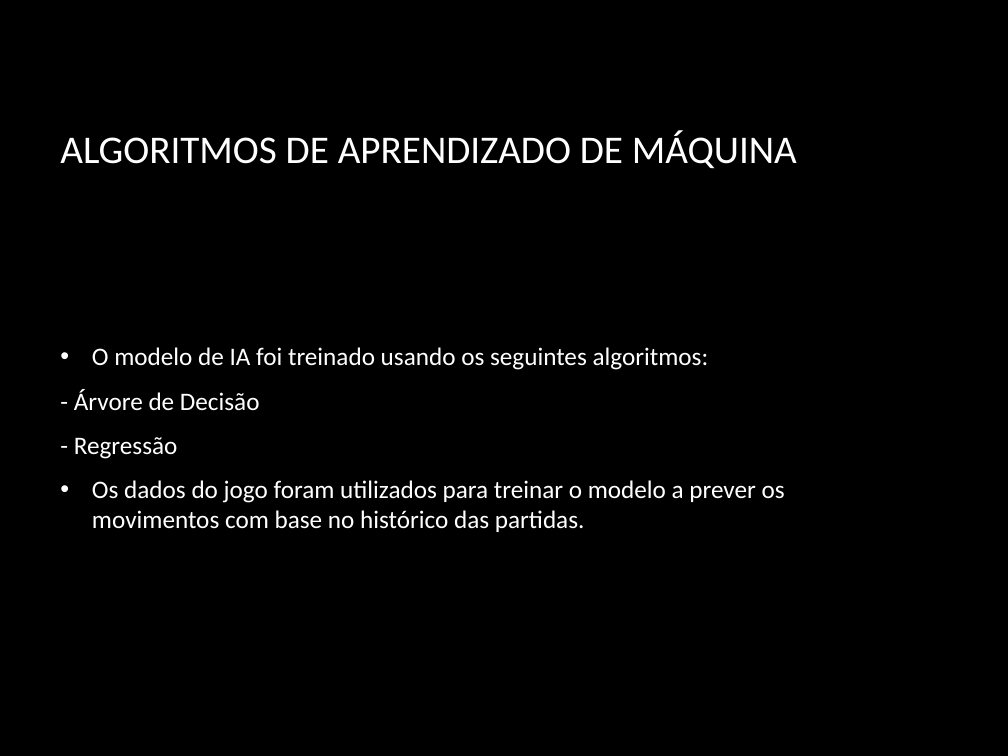
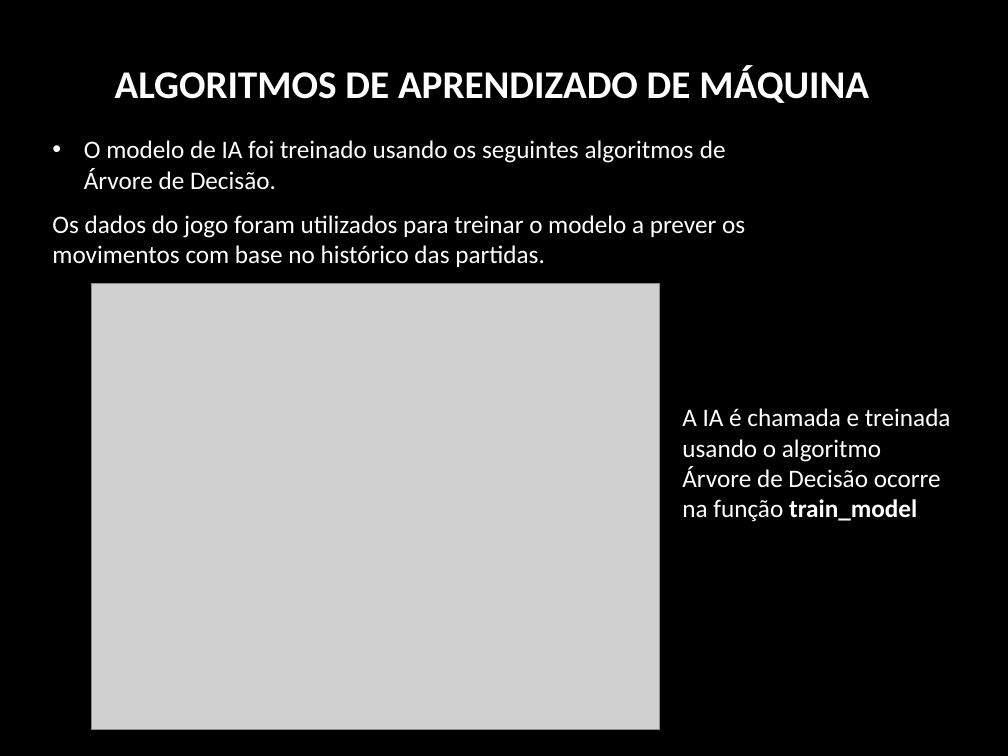
Before and after one commit to lucas521241/N1_VANESSA_8, a slide deck: slide 5 of data/Jogo_da_Velha_IA_Lucas.pptx (slide 4 before the commit). Drawn at 1008x756 pixels with LibreOffice and Linux fonts; fonts in the diff are those of the drawing; grey boxes stand for pictures; background and template pictures are left out. Boxes give left, top, right and bottom in pixels: in the first picture for what was removed or moved away, otherwise in the second. Text is boxed around its words. In the diff, an @@ line names an element or a change of style, - is before the commit and + after.

```diff
--- a/data/Jogo_da_Velha_IA_Lucas.pptx
+++ b/data/Jogo_da_Velha_IA_Lucas.pptx
@@ title "ALGORITMOS DE APRENDIZADO DE MÁQUINA": place and size @@
-title "ALGORITMOS DE APRENDIZADO DE MÁQUINA" at box(60, 130, 797, 169)
+title "ALGORITMOS DE APRENDIZADO DE MÁQUINA" at box(115, 65, 869, 103)
@@ title "ALGORITMOS DE APRENDIZADO DE MÁQUINA" at box(115, 65, 869, 103): bold on; alignment left to centre @@
@@ text "O modelo de IA foi ...": place and size @@
-text "O modelo de IA foi ..." at box(74, 347, 785, 532)
+text "O modelo de IA foi ..." at box(52, 140, 745, 267)
@@ text at box(84, 140, 726, 189): text changed @@
-• O modelo de IA foi treinado usando os seguintes algoritmos:
-- Árvore de Decisão
-- Regressão
+• O modelo de IA foi treinado usando os seguintes algoritmos de Árvore de Decisão.
@@ text at box(52, 215, 745, 267): bullet • to none @@
@@ picture added at box(92, 283, 660, 730) @@
@@ text added at box(682, 408, 951, 522), 18 pt, text #FFFFFF @@
+A IA é chamada e treinada usando o algoritmo Árvore de Decisão ocorre na função train_model
```
Also in this commit, not shown: 4 other slides changed, 8 slides added, 1 slide removed, 4 other files.
